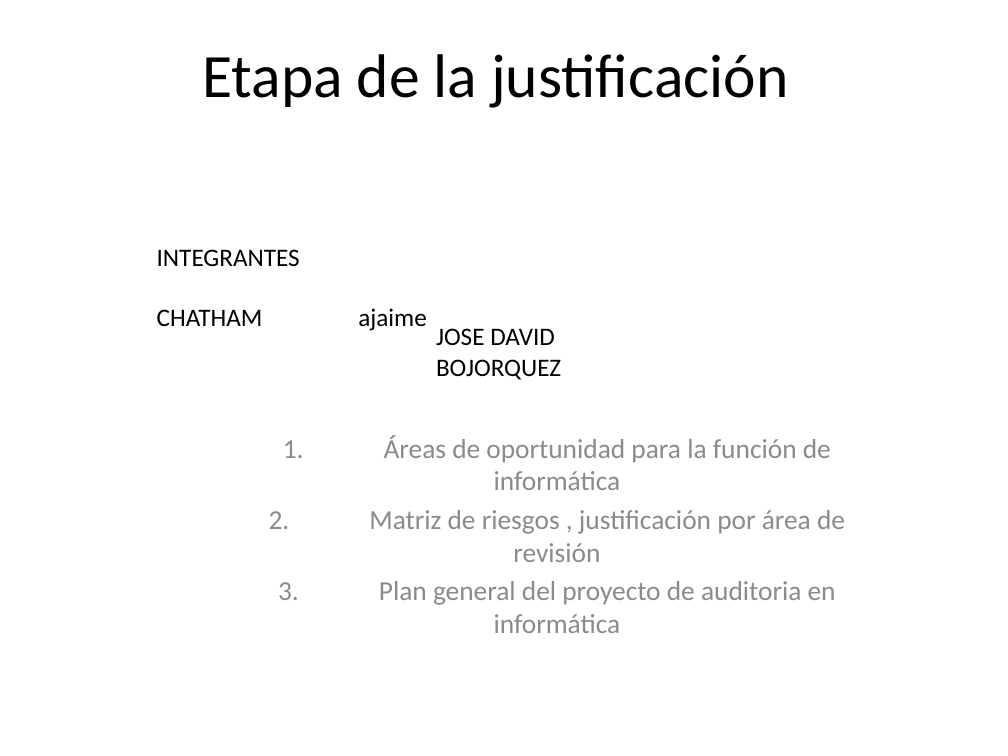
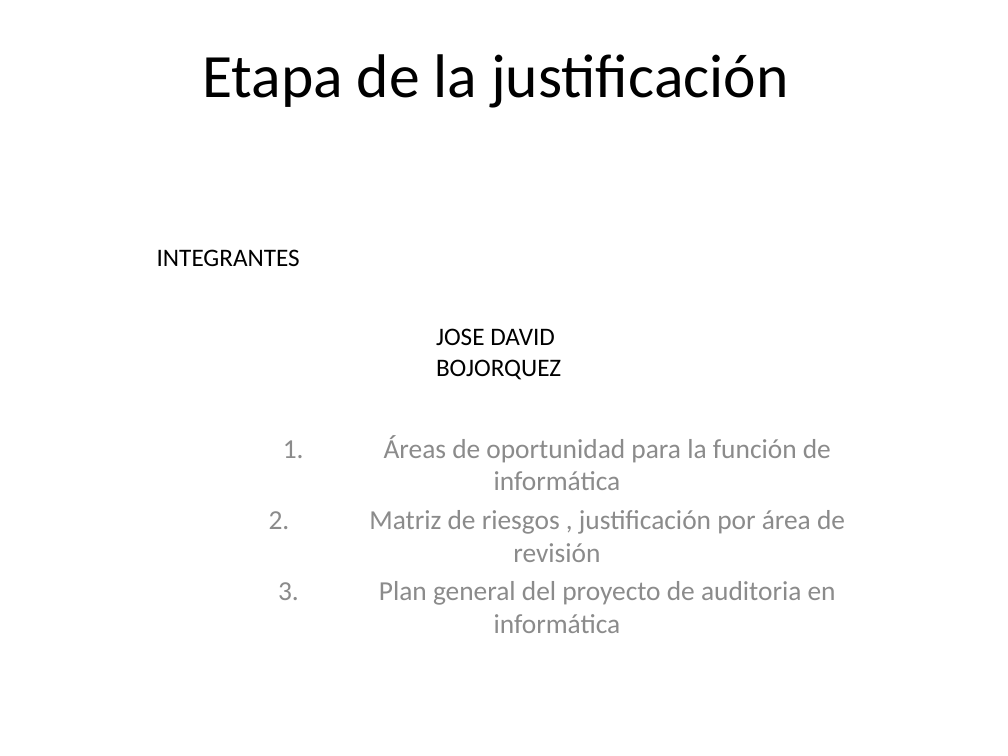
Before and after one commit to lc850/auditoria, a slide deck: slide 1 of 7 - Etapa de la justificación.pptx. Drawn at 1008x756 pixels with LibreOffice and Linux fonts; fonts in the diff are those of the drawing. Boxes give left, top, right and bottom in pixels: in the first picture for what was removed or moved away, otherwise in the second. Text is boxed around its words. In the diff, an @@ line names an element or a change of style, - is before the commit and + after.

```diff
--- a/7 - Etapa de la justificación.pptx
+++ b/7 - Etapa de la justificación.pptx
@@ text at [157, 308, 427, 331]: paragraph removed @@
-CHATHAM ajaime
```
